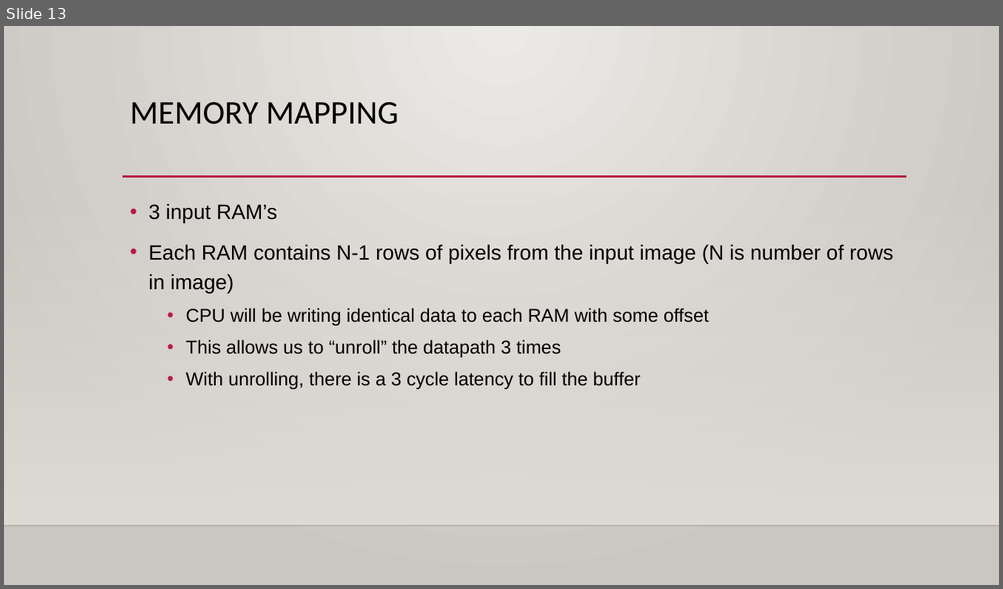
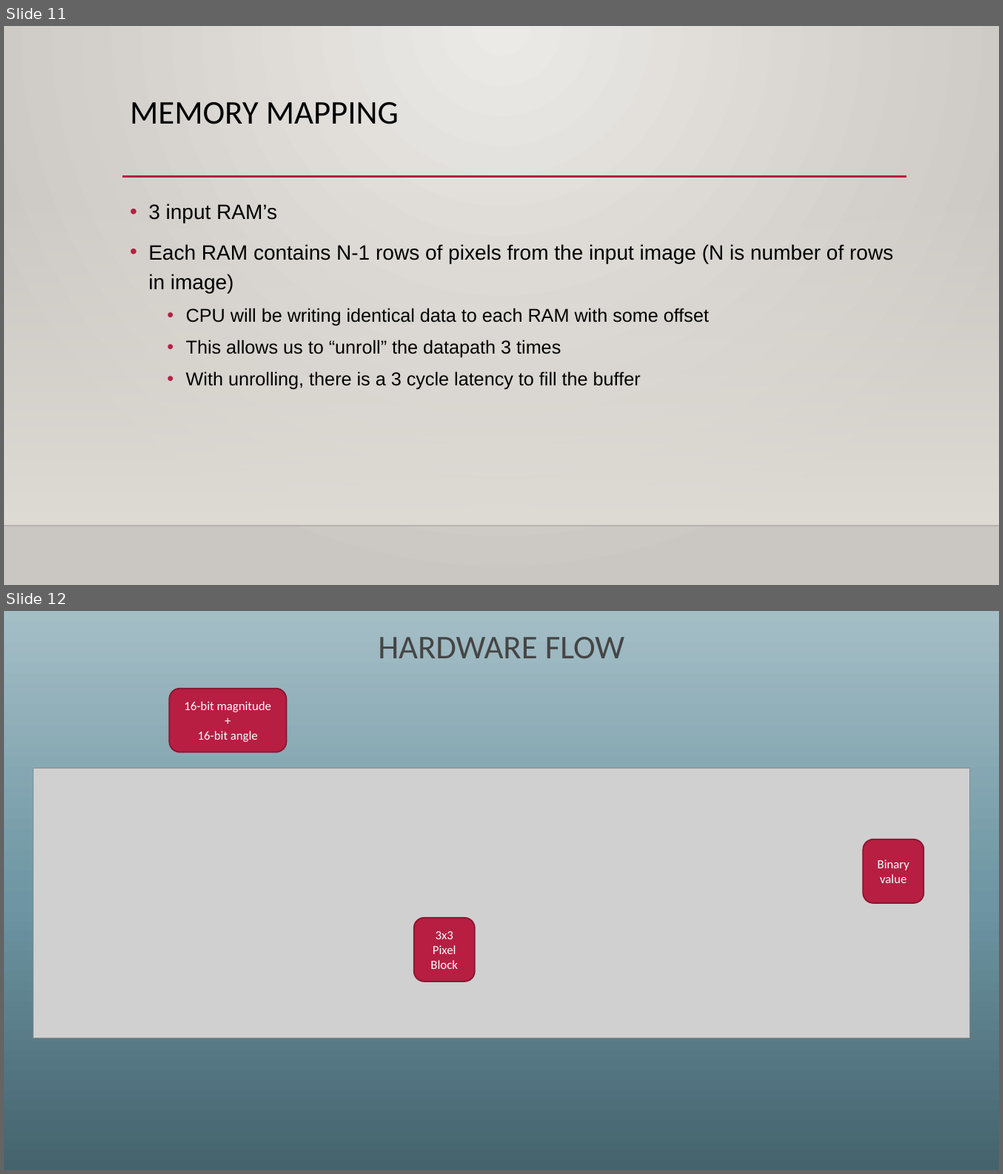
Before and after one commit to Maximus32/Reconfig-Canny, a slide deck: Deliverables/Canny edge detection – fpga speedup.pptx. Shown one above the other, each under a label of ours: slide 13 before the commit, slides 11 and 12 after it. The pictures are 1003x589 and 1003x1174 pixels, drawn with LibreOffice and Linux fonts; fonts in the diff are those of the drawing; grey boxes stand for pictures; background and template pictures are left out. Boxes give left, top, right and bottom in pixels: in the first picture for what was removed or moved away, otherwise in the second. Text is boxed around its words. In the diff, an @@ line names an element or a change of style, - is before the commit and + after.

```diff
--- a/Deliverables/Canny edge detection – fpga speedup.pptx
+++ b/Deliverables/Canny edge detection – fpga speedup.pptx
@@ slide 12 added at (4,611,999,1170), background gradient #44636D to #6D95A3 to #A4BEC6 @@
@@ title added at (378,637,624,658), 32 pt, text #454545 @@
+HARDWARE FLOW
@@ rounded rectangle added at (170,689,287,752), fill #B71E42, outline #871631 1.25 pt, 12 pt, text #FFFFFF @@
+16-bit magnitude
++
+16-bit angle
@@ picture added at (33,769,970,1039) @@
@@ rounded rectangle added at (862,840,923,903), fill #B71E42, outline #871631 1.25 pt, 12 pt, text #FFFFFF @@
+Binary value
@@ rounded rectangle added at (414,918,474,982), fill #B71E42, outline #871631 1.25 pt, 12 pt, text #FFFFFF @@
+3x3 Pixel Block
@@ what was slide 13 is now slide 11 @@
```
Also in this commit, not shown: 6 slides changed, 4 other slides added, 6 slides removed.
